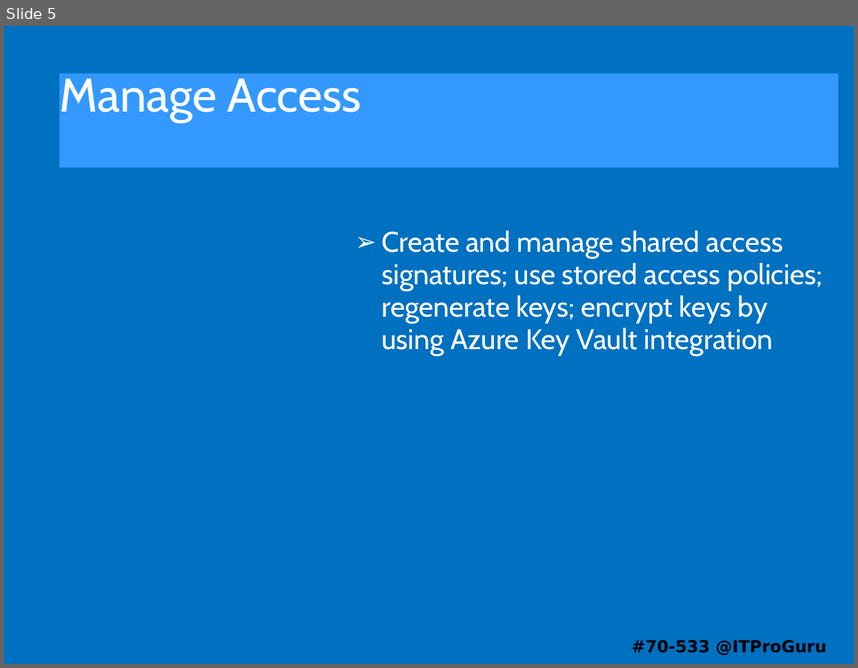
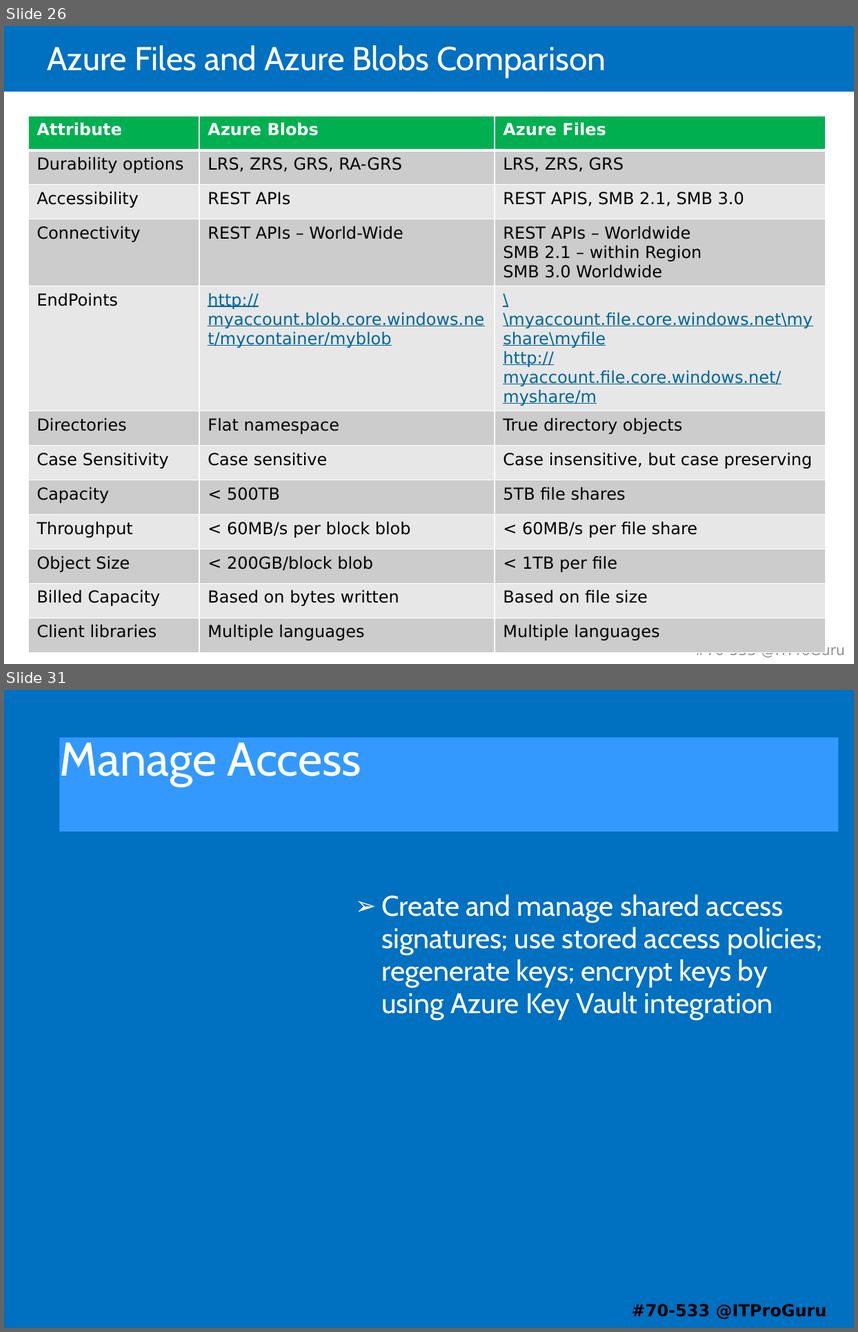
Before and after one commit to guruskill/70-533, a slide deck: 70-533-03-Storage.pptx. Shown one above the other, each under a label of ours: slide 5 before the commit, slides 26 and 31 after it; the slides between them are not shown. The pictures are 858x668 and 858x1332 pixels, drawn with LibreOffice and Linux fonts; fonts in the diff are those of the drawing. Boxes give left, top, right and bottom in pixels: in the first picture for what was removed or moved away, otherwise in the second. Text is boxed around its words. In the diff, an @@ line names an element or a change of style, - is before the commit and + after.

```diff
--- a/70-533-03-Storage.pptx
+++ b/70-533-03-Storage.pptx
@@ slide 26 added at (4,26,854,664), background #FFFFFF @@
@@ rectangle added at (4,26,854,92), fill #0070C0 @@
@@ title added at (47,45,606,78), 28 pt, text #FFFFFF @@
+Azure Files and Azure Blobs Comparison
@@ table added at (29,115,825,643), 12 rows, 3 columns @@
+Attribute | Azure Blobs | Azure Files
+Durability options | LRS, ZRS, GRS, RA-GRS | LRS, ZRS, GRS
+Accessibility | REST APIs | REST APIS, SMB 2.1, SMB 3.0
+Connectivity | REST APIs – World-Wide | REST APIs – Worldwide / SMB 2.1 – within Region / SMB 3.0 Worldwide
+EndPoints | http://myaccount.blob.core.windows.net/mycontainer/myblob | \\myaccount.file.core.windows.net\myshare\myfile / http://myaccount.file.core.windows.net/myshare/m
+Directories | Flat namespace | True directory objects
+Case Sensitivity | Case sensitive | Case insensitive, but case preserving
+Capacity | < 500TB | 5TB file shares
+Throughput | < 60MB/s per block blob | < 60MB/s per file share
+Object Size | < 200GB/block blob | < 1TB per file
+Billed Capacity | Based on bytes written | Based on file size
+Client libraries | Multiple languages | Multiple languages
@@ text added at (695,643,845,658), 12 pt, text #909090 @@
+#70-533 @ITProGuru
@@ what was slide 5 is now slide 31 @@
```
Also in this commit, not shown: 1 slide changed, 52 other slides added, 4 slides removed.
